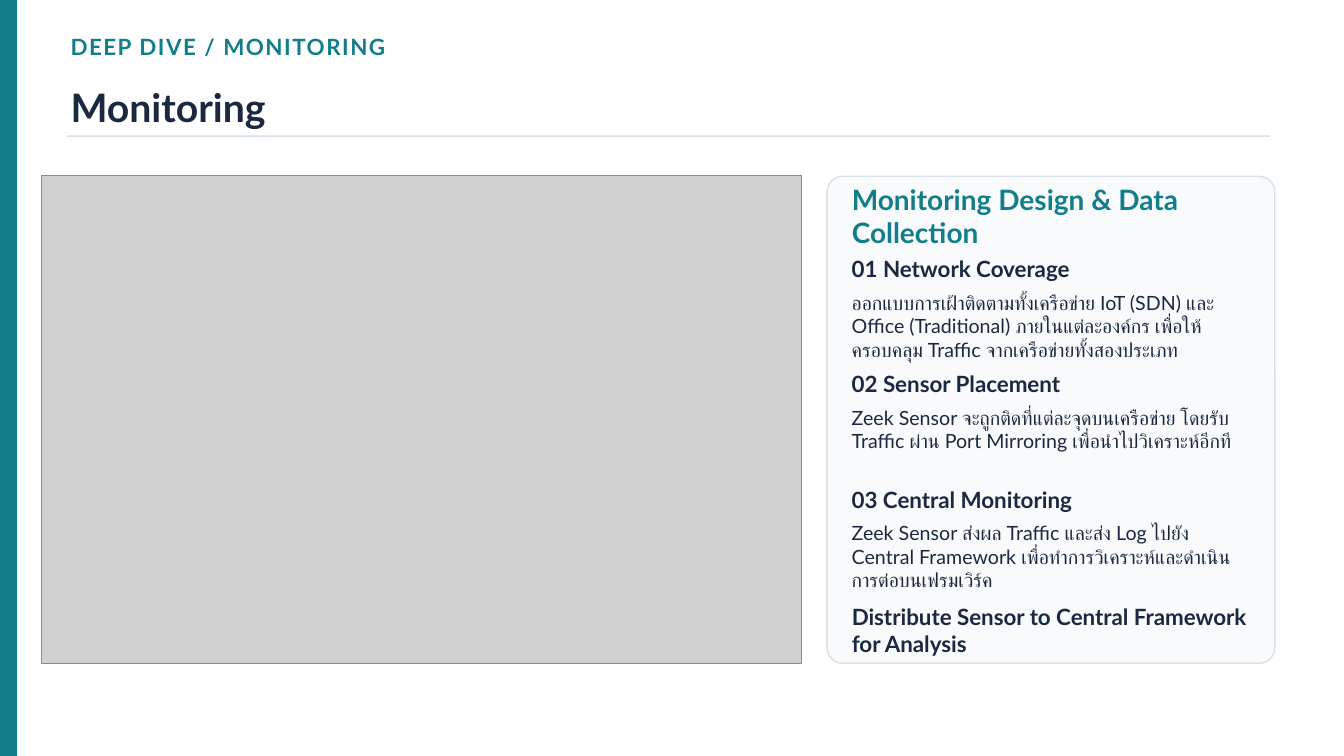
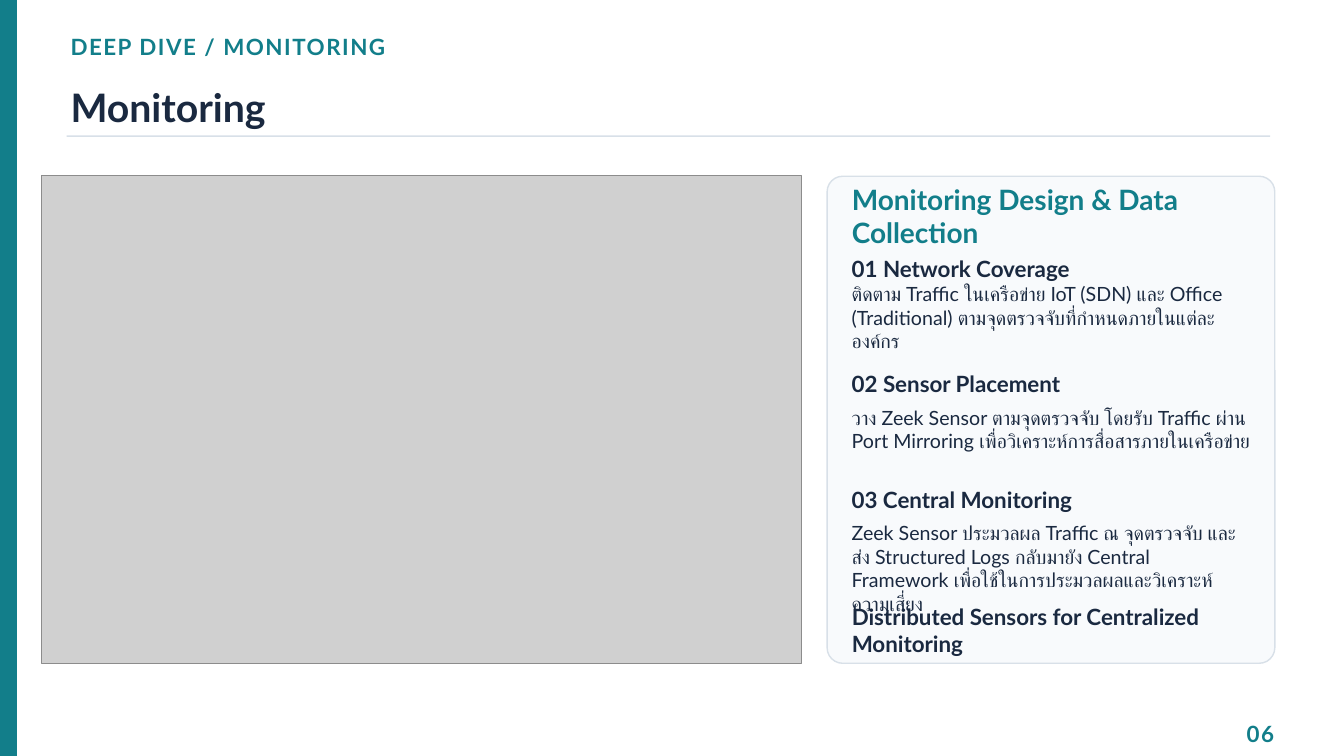
Before and after one commit to Jesadaphoukrongthong/Hybrid-Network-Monitoring-and-Policy-Orchestration-Framework, a slide deck: slide 7 of docs/paper/Hybrid_Framework_Presentation.pptx. Drawn at 1344x756 pixels with LibreOffice and Linux fonts; fonts in the diff are those of the drawing; grey boxes stand for pictures. Boxes give left, top, right and bottom in pixels: in the first picture for what was removed or moved away, otherwise in the second. Text is boxed around its words. In the diff, an @@ line names an element or a change of style, - is before the commit and + after.

```diff
--- a/docs/paper/Hybrid_Framework_Presentation.pptx
+++ b/docs/paper/Hybrid_Framework_Presentation.pptx
@@ text at [852, 260, 1223, 348]: text changed @@
-01 Network Coverage
-ออกแบบการเฝ้าติดตามทั้งเครือข่าย IoT (SDN) และ Office (Traditional) ภายในแต่ละองค์กร เพื่อให้ครอบคลุม Traffic จากเครือข่ายทั้งสองประเภท
+01 Network Coverage
+ติดตาม Traffic ในเครือข่าย IoT (SDN) และ Office (Traditional) ตามจุดตรวจจับที่กำหนดภายในแต่ละองค์กร
@@ text at [852, 410, 1250, 452]: text changed @@
-Zeek Sensor จะถูกติดที่แต่ละจุดบนเครือข่าย โดยรับ Traffic ผ่าน Port Mirroring เพื่อนำไปวิเคราะห์อีกที
+วาง Zeek Sensor ตามจุดตรวจจับ โดยรับ Traffic ผ่าน Port Mirroring เพื่อวิเคราะห์การสื่อสารภายในเครือข่าย
@@ text at [852, 525, 1213, 618]: text changed @@
-Zeek Sensor ส่งผล Traffic และส่ง Log ไปยัง Central Framework เพื่อทำการวิเคราะห์และดำเนินการต่อบนเฟรมเวิร์ค
+Zeek Sensor ประมวลผล Traffic ณ จุดตรวจจับ และส่ง Structured Logs กลับมายัง Central Framework เพื่อใช้ในการประมวลผลและวิเคราะห์ความเสี่ยง
@@ text at [852, 605, 1199, 656]: text changed @@
-Distribute Sensor to Central Framework for Analysis
+Distributed Sensors for Centralized Monitoring
@@ text added at [1247, 725, 1274, 742], 16 pt, text #127E8A, bold @@
+06
```
Also in this commit, not shown: 12 other slides changed, 4 slides added, 8 slides removed, 6 other files.
